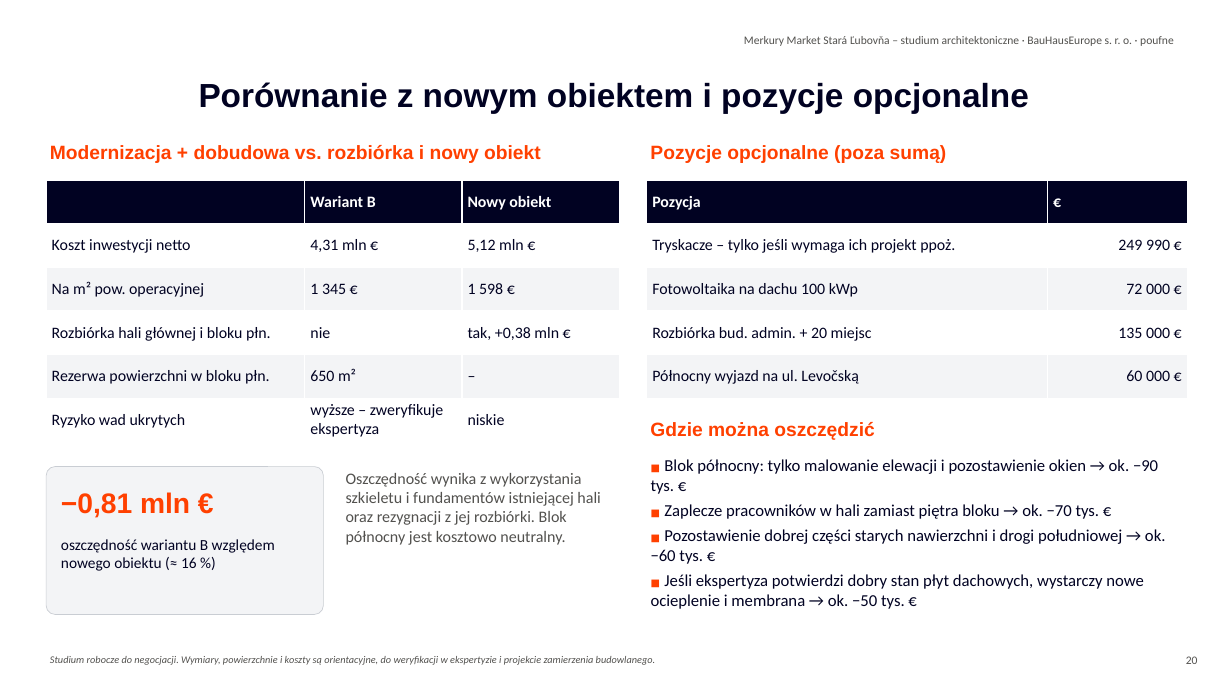
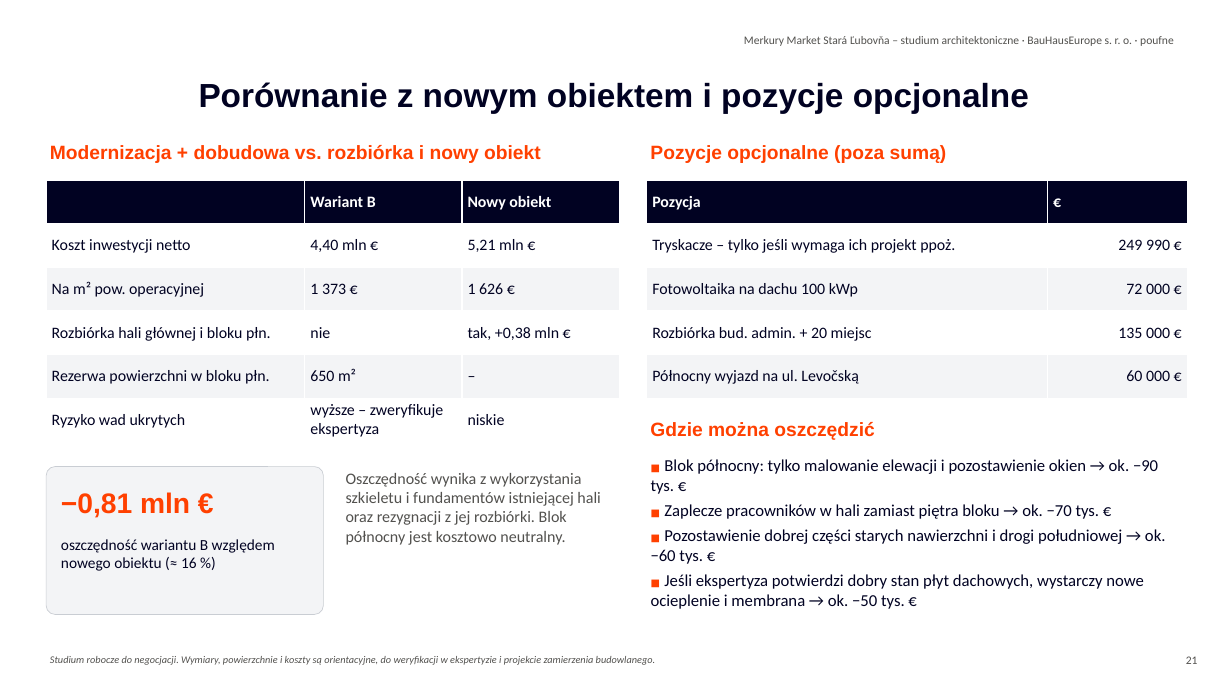
Before and after one commit to Lubo585/Lubo585, a slide deck: slide 21 of business-plan/studia-merkury-market/variant-B-sanacia/Merkury_Market_Stara_Lubovna_wariant_B_modernizacja_dobudowa_PL.pptx (slide 20 before the commit). Drawn at 1232x693 pixels with LibreOffice and Linux fonts; fonts in the diff are those of the drawing; background and template pictures are left out. Boxes give left, top, right and bottom in pixels: in the first picture for what was removed or moved away, otherwise in the second. Text is boxed around its words. In the diff, an @@ line names an element or a change of style, - is before the commit and + after.

```diff
--- a/business-plan/studia-merkury-market/variant-B-sanacia/Merkury_Market_Stara_Lubovna_wariant_B_modernizacja_dobudowa_PL.pptx
+++ b/business-plan/studia-merkury-market/variant-B-sanacia/Merkury_Market_Stara_Lubovna_wariant_B_modernizacja_dobudowa_PL.pptx
@@ table at (x1=46, y1=180, x2=619, y2=442) @@
-row 2, column 2: 4,31 mln €
+row 2, column 2: 4,40 mln €
-row 2, column 3: 5,12 mln €
+row 2, column 3: 5,21 mln €
-row 3, column 2: 1 345 €
+row 3, column 2: 1 373 €
-row 3, column 3: 1 598 €
+row 3, column 3: 1 626 €
@@ text at (x1=1186, y1=656, x2=1198, y2=664): text changed @@
-20
+21
```
Also in this commit, not shown: 19 other slides changed, 1 slide added, 26 other files.
